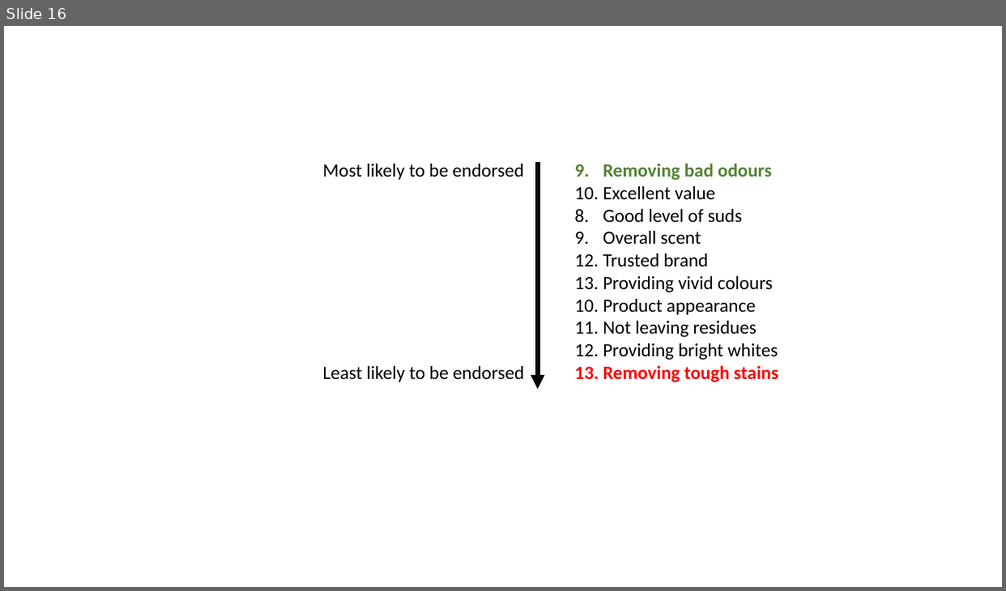
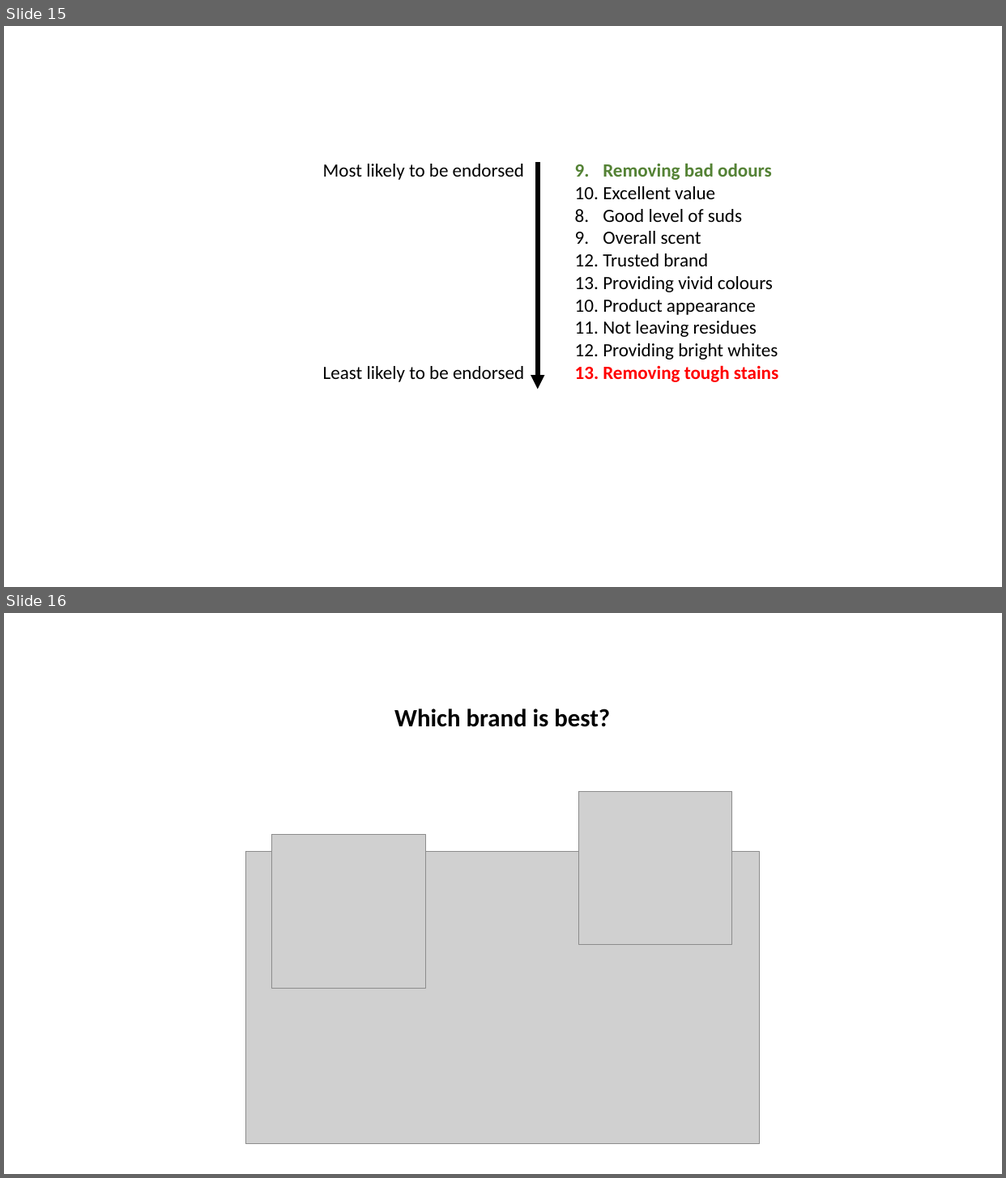
Before and after one commit to CaitlinChalk/data_science_internship, a slide deck: presentations/project1/presentation1_caitlin.pptx. Shown one above the other, each under a label of ours: slide 16 before the commit, slides 15 and 16 after it. The pictures are 1006x591 and 1006x1178 pixels, drawn with LibreOffice and Linux fonts; fonts in the diff are those of the drawing; grey boxes stand for pictures. Boxes give left, top, right and bottom in pixels: in the first picture for what was removed or moved away, otherwise in the second. Text is boxed around its words. In the diff, an @@ line names an element or a change of style, - is before the commit and + after.

```diff
--- a/presentations/project1/presentation1_caitlin.pptx
+++ b/presentations/project1/presentation1_caitlin.pptx
@@ slide 16 added at <box>4,613,1002,1174</box>, background #FFFFFF @@
@@ text added at <box>394,709,610,727</box>, 24 pt, text #000000, bold @@
+Which brand is best?
@@ picture added at <box>579,791,732,944</box> @@
@@ picture added at <box>246,852,760,1144</box> @@
@@ picture added at <box>272,835,425,988</box> @@
@@ what was slide 16 is now slide 15 @@
```
Also in this commit, not shown: 7 slides changed, 5 other slides added, 8 slides removed, 1 other file.
